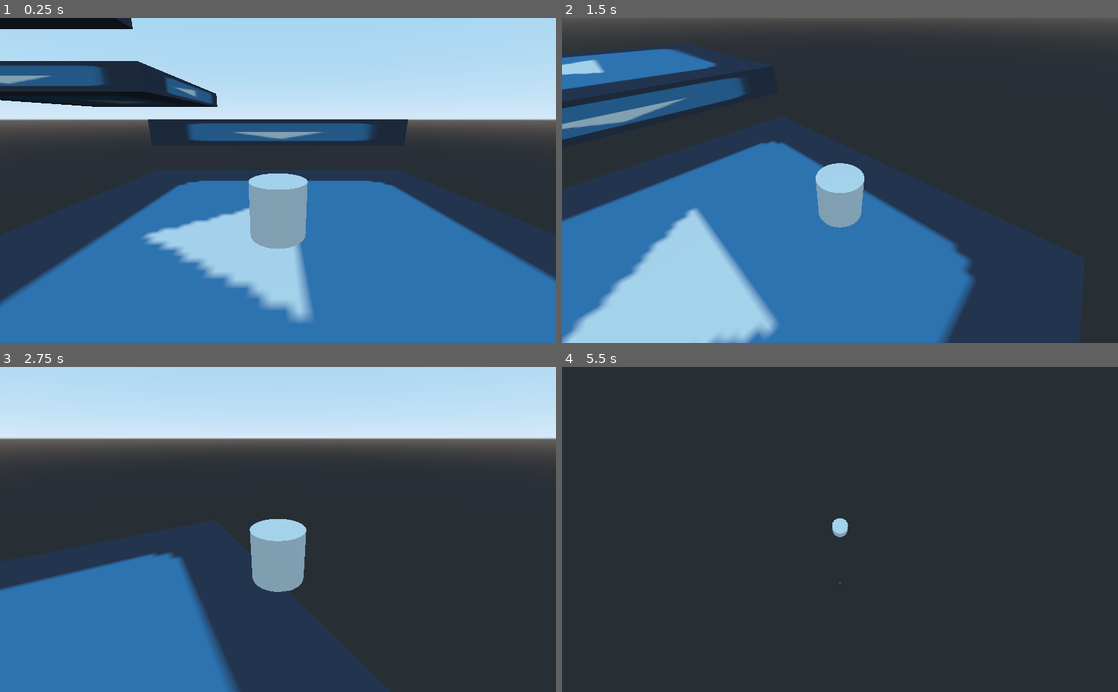
Above: before the commit, frames 1-4 (two rows, left to right).
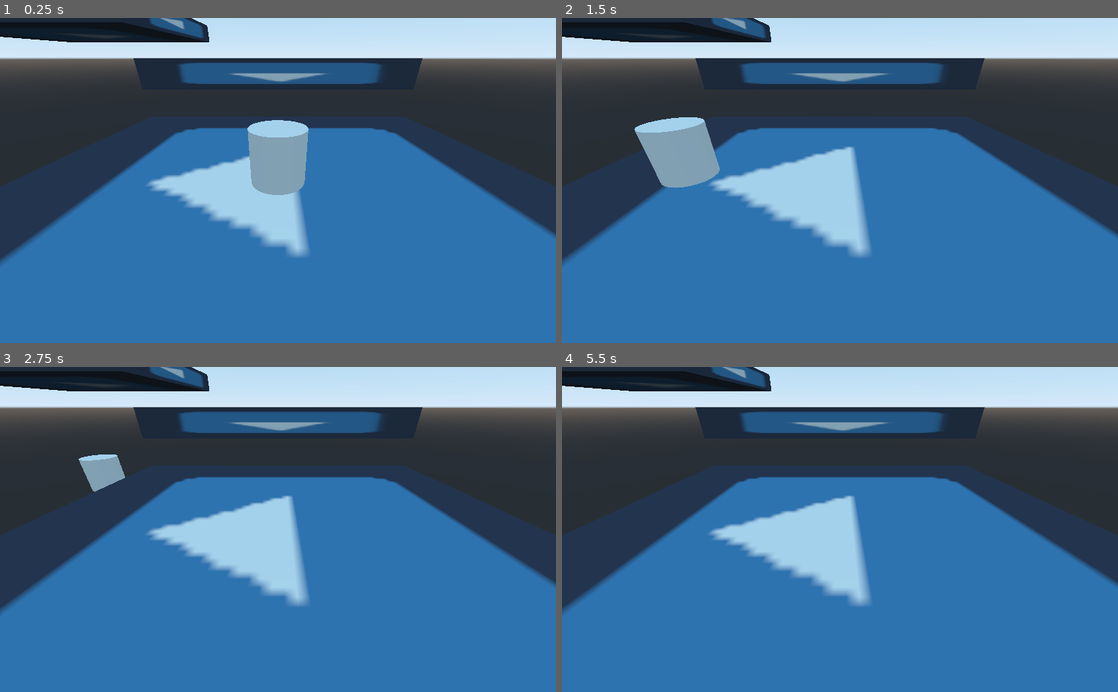
Above: after the commit, the same moments.

Repository: luis11011/movetest
Game: Godot game, scene res://Main.tscn
The game is run twice, just before and just after one commit, with the same random seed, the same clock (stepped at 60 frames per second) and the same inputs. The engine's default icon, where the game draws it, is replaced by a stand-in: a white triangle on a blue panel in a dark square.
Inputs:
- Up to frame 1 (0.25 s): no input
- Up to frame 2 (1.5 s): tap Enter (ui_accept) at 0.5, 0.77 s; hold D (player_right) 0.53-1.28 s; hold Down (camera_down) 0.53-1.28 s; hold S (player_back) from 1.28 s (still down); tap Left (camera_left) at 1.35 s
- Up to frame 3 (2.75 s): tap Enter (ui_accept) at 1.52 s; release S (player_back) at 2.03 s; hold D (player_right) from 2.03 s (still down); hold Right (camera_right) from 2.03 s (still down)
- Up to frame 4 (5.5 s): release D (player_right) at 2.78 s; release Right (camera_right) at 2.78 s; hold W (player_forward) 2.78-3.53 s; tap Up (camera_up) at 2.85 s; tap Enter (ui_accept) at 3.02, 3.77, 4.25, 4.52, 5 s; hold Down (camera_down) 3.53-4.28 s; hold A (player_left) 3.53-5.03 s; tap Left (camera_left) at 4.35 s; hold S (player_back) from 5.03 s (still down); hold Right (camera_right) from 5.03 s (still down)

The runs differ from the first frame. In frame 1, 55% of the frame differs, in the area x 0-100%, y 0-94%; in frame 2, 63%; in frame 3, 62%; in frame 4, 80%, in the area x 0-100%, y 0-100%.

Commit message:
Default node path on player camera

Diff:
--- a/Main.tscn
+++ b/Main.tscn
@@ -16,7 +16,7 @@
 hop_height = 4.2
 camera_path = NodePath("../Camera")
 
-[node name="Camera" parent="." instance=ExtResource( 3 )]
+[node name="PlayerCamera" parent="." instance=ExtResource( 3 )]
 transform = Transform( -1, 4.37114e-08, -7.57103e-08, 0, 0.866025, 0.5, 8.74228e-08, 0.5, -0.866025, 0, 4, -6.9282 )
 current = true
 distance = 8.0
--- a/Player.gd
+++ b/Player.gd
@@ -6,7 +6,7 @@
 export(float) var jump_height = 6.0 # units
 export(float) var hop_height = 4.0 # units
 
-export(NodePath) var camera_path: NodePath
+export(NodePath) var camera_path: NodePath = "../PlayerCamera"
 onready var camera: PlayerCamera = get_node(camera_path) if camera_path else null
 
 export var run_acceleration = 3.0
